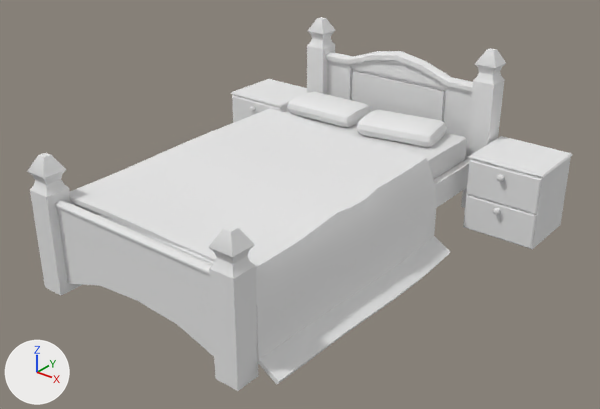
Before and after pictures for a commit that changed the OBJ model Swoosh/Game/Resources/Models/Maya/bed-m.obj.
Both versions are drawn from a 50 mm camera at (3.28, -2.62, 2.78) aimed at (0.14, 1.3, 0.35). Arrows for +X, +Y and +Z are at lower left; the lights stay in place. Where no turn or scale is listed for an object, it has been applied to the vertices.

Names of what the first picture shows: 'bed-m'.
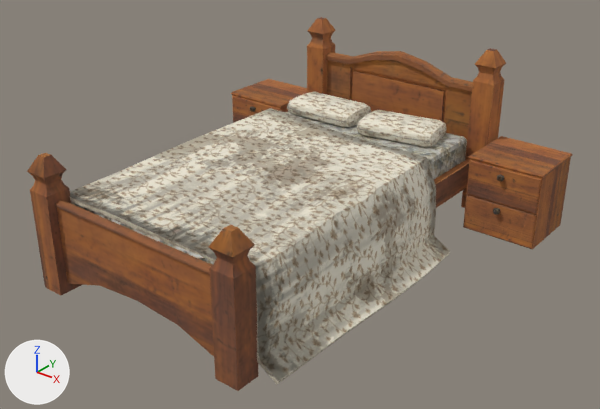
The newer file is also rescaled (x10.0), turned or shifted as a whole; pictures and numbers use the older file's frame.

Changed parts and their boxes [x1, y1, x2, y2] in the pictures (600 x 409 px):
'bed-m', recoloured
    both: [27, 17, 572, 391]

The change, as a list of edits to the scene's bpy script:
```text
Add img_bed_d2_jpg:
    img_bed_d2_jpg = load_image('bed_d2.jpg', 'bed_d2.jpg', 2048, 2048, 'sRGB')
Add mat_bed_lambert3sg:
    mat_bed_lambert3sg = principled_material('Bed_lambert3SG')
    mat_bed_lambert3sg.texture = img_bed_d2_jpg
    mat_bed_lambert3sg.roughness = 1.0
Change me_bed_m:
    where me_bed_m.from_pydata(...)  # 1315 vertices, 2496 faces; spans x -1.4..1.4, y -0.08..2.78, z -0.02..1.21
    remove me_bed_m.materials.append(mat_lambert3sg)  # white #e7e7e7
    add me_bed_m.materials.append(mat_bed_lambert3sg)  # picture img_bed_d2_jpg
```
